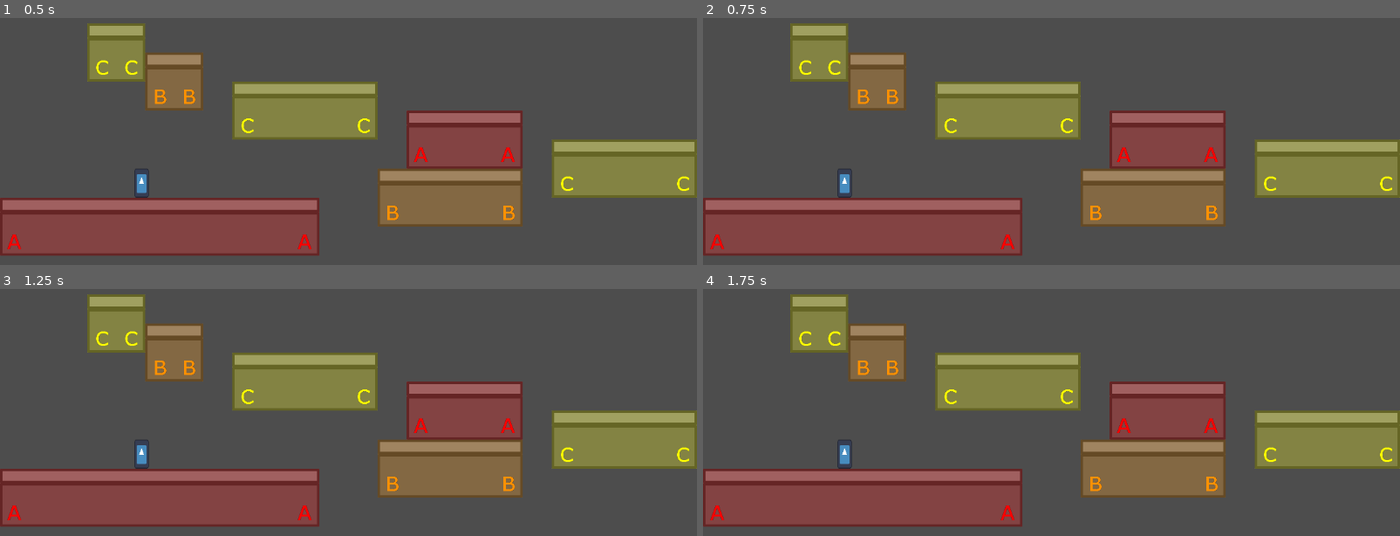
Above: before the commit, frames 1-4 (two rows, left to right).
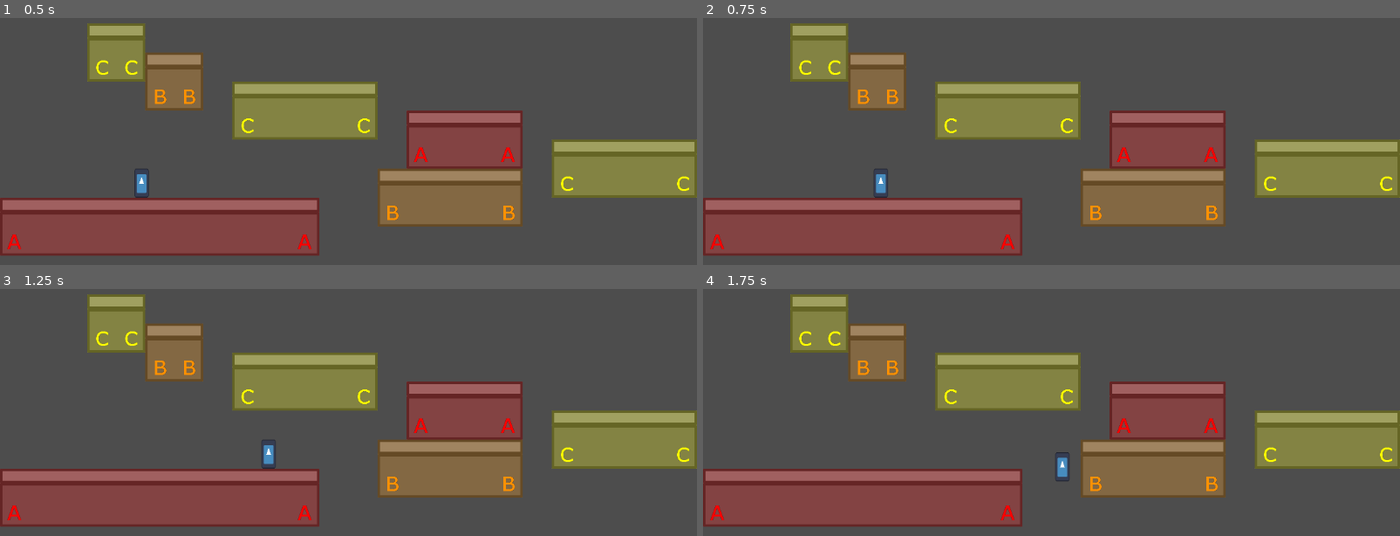
Above: after the commit, the same moments.

Repository: nicom7/game-off-2023
Game: Godot game, scene res://world.tscn
The game is run twice, just before and just after one commit, with the same random seed, the same clock (stepped at 60 frames per second) and the same inputs. The engine's default icon, where the game draws it, is replaced by a stand-in: a white triangle on a blue panel in a dark square.
Inputs:
- Up to frame 1 (0.5 s): no input
- Up to frame 2 (0.75 s): tap Enter at 0.5 s; hold Right (ui_right) from 0.53 s (still down)
- Up to frame 3 (1.25 s): keep holding Right (ui_right)
- Up to frame 4 (1.75 s): keep holding Right (ui_right)

Frame 1 is identical in both runs. In frame 2, 0.3% of the frame differs, in the area x 19-27%, y 61-73%; in frame 3, 0.3%; in frame 4, 0.3%, in the area x 19-53%, y 61-78%.

Commit message:
Use left/right arrows for moving

Diff:
--- a/player.gd
+++ b/player.gd
@@ -55,8 +55,8 @@
 		var next_note: int = posmod(note + 1, _scale.size())
 
 		var actions: InputActions = InputActions.new()
-		actions.move_left = _scale[prev_note] + "_note"
-		actions.move_right = _scale[next_note] + "_note"
+		actions.move_left = "ui_left"
+		actions.move_right = "ui_right"
 		actions.jump = _scale[note] + "_note"
 
 		_input_actions[note] = actions
